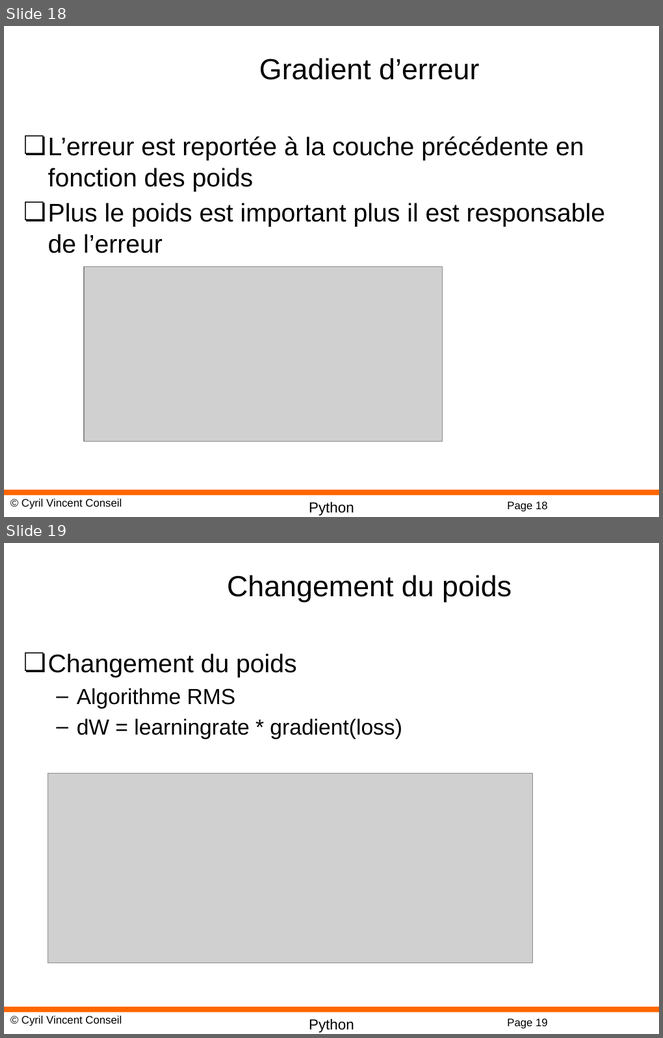
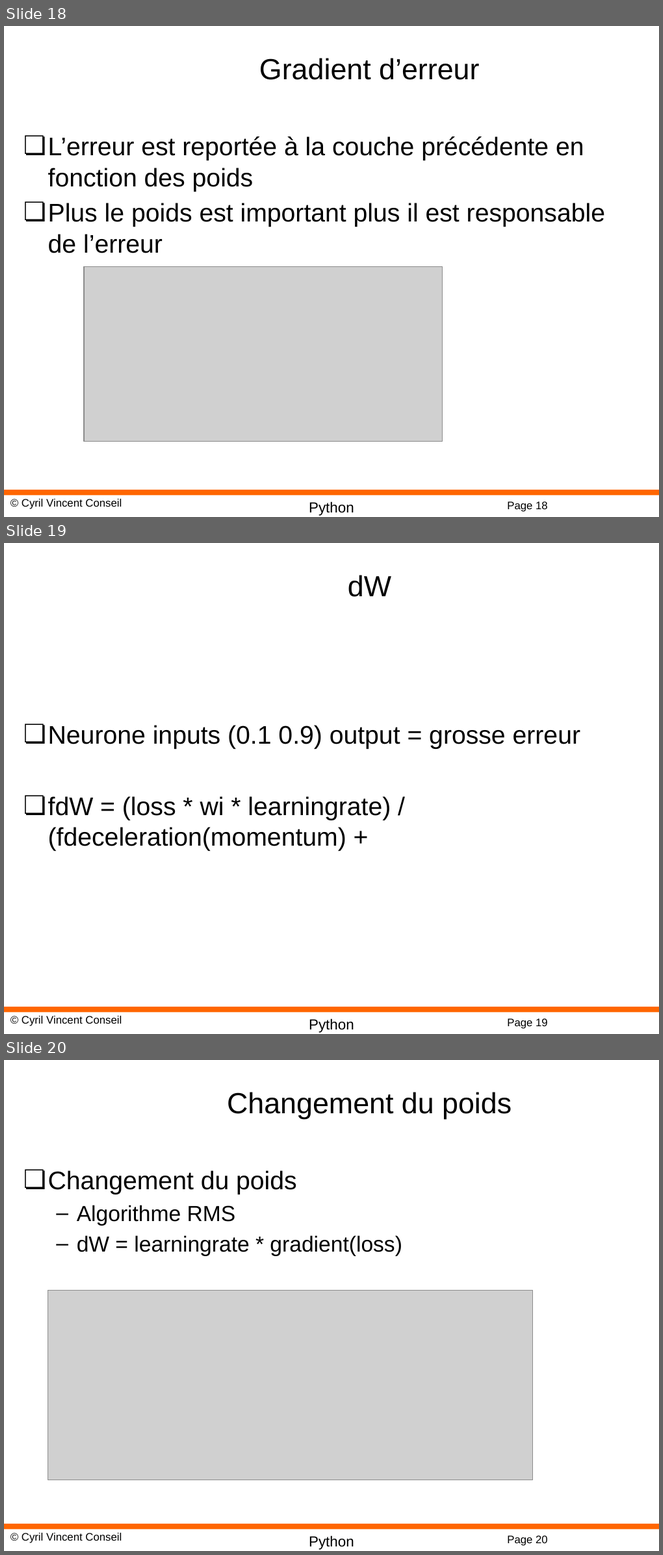
Before and after one commit to cyrilvincent/DL, a slide deck: PPT/DeepLearning08-MLP.pptx. Shown one above the other, each under a label of ours: slides 18 and 19 before the commit, slides 18, 19 and 20 after it. The pictures are 663x1038 and 663x1555 pixels, drawn with LibreOffice and Linux fonts; fonts in the diff are those of the drawing; grey boxes stand for pictures; background and template pictures are left out. Boxes give left, top, right and bottom in pixels: in the first picture for what was removed or moved away, otherwise in the second. Text is boxed around its words. In the diff, an @@ line names an element or a change of style, - is before the commit and + after.

```diff
--- a/PPT/DeepLearning08-MLP.pptx
+++ b/PPT/DeepLearning08-MLP.pptx
@@ slide 19 added at (x1=4, y1=543, x2=659, y2=1034), background #FFFFFF; not listed: 4 template elements that a slide beside it also shows @@
@@ title added at (x1=348, y1=575, x2=391, y2=597), 32 pt, text #000000 @@
+dW
@@ text added at (x1=48, y1=725, x2=581, y2=851), 28 pt, text #000000 @@
+❏ Neurone inputs (0.1 0.9) output = grosse erreur
+❏ fdW = (loss * wi * learningrate) / (fdeceleration(momentum) +
@@ what was slide 19 is now slide 20 @@
@@ page number at (x1=507, y1=1536, x2=548, y2=1546): text changed @@
-Page 19
+Page 20
```
Also in this commit, not shown: 1 slide changed, 17 other files.
